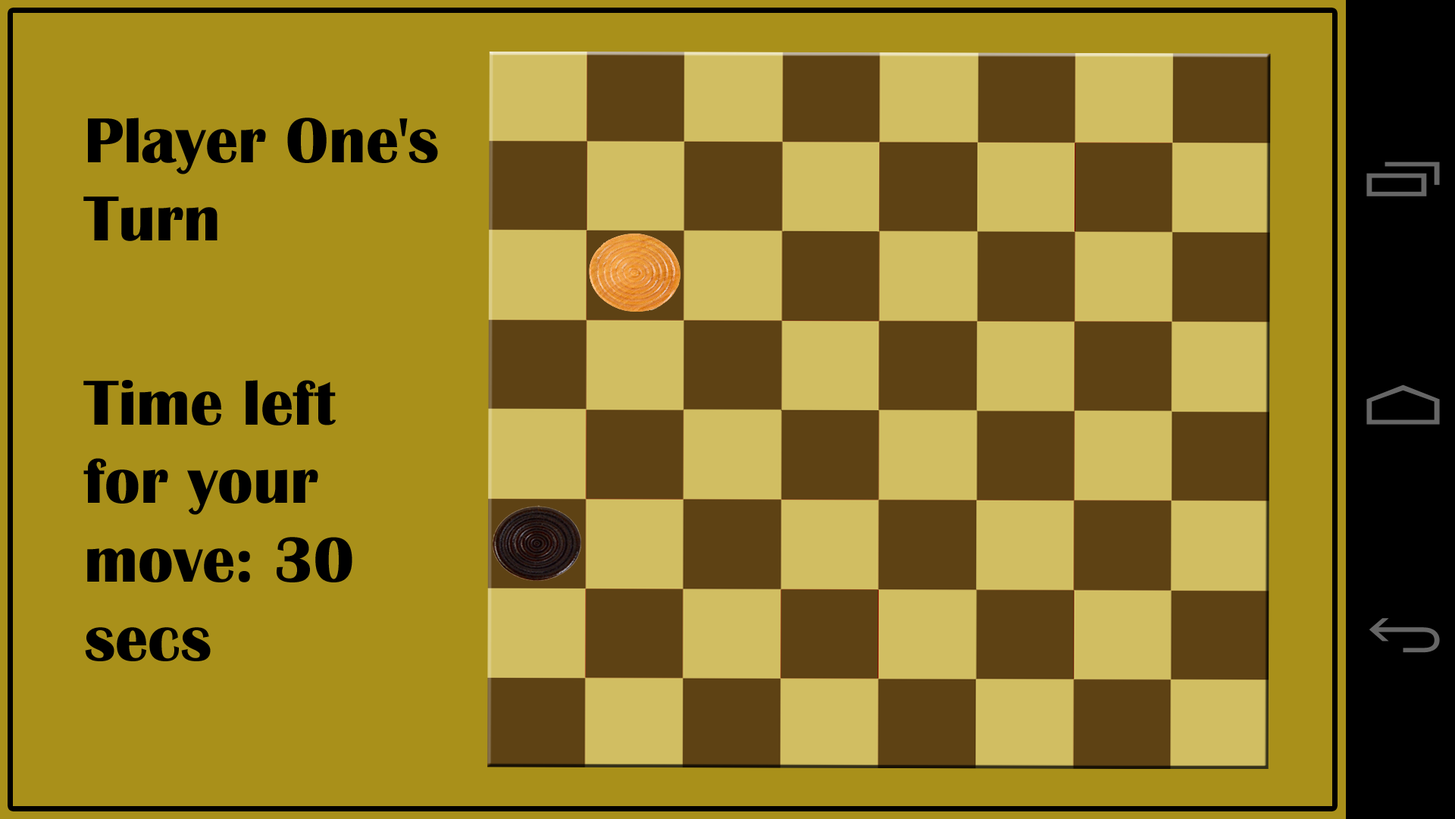
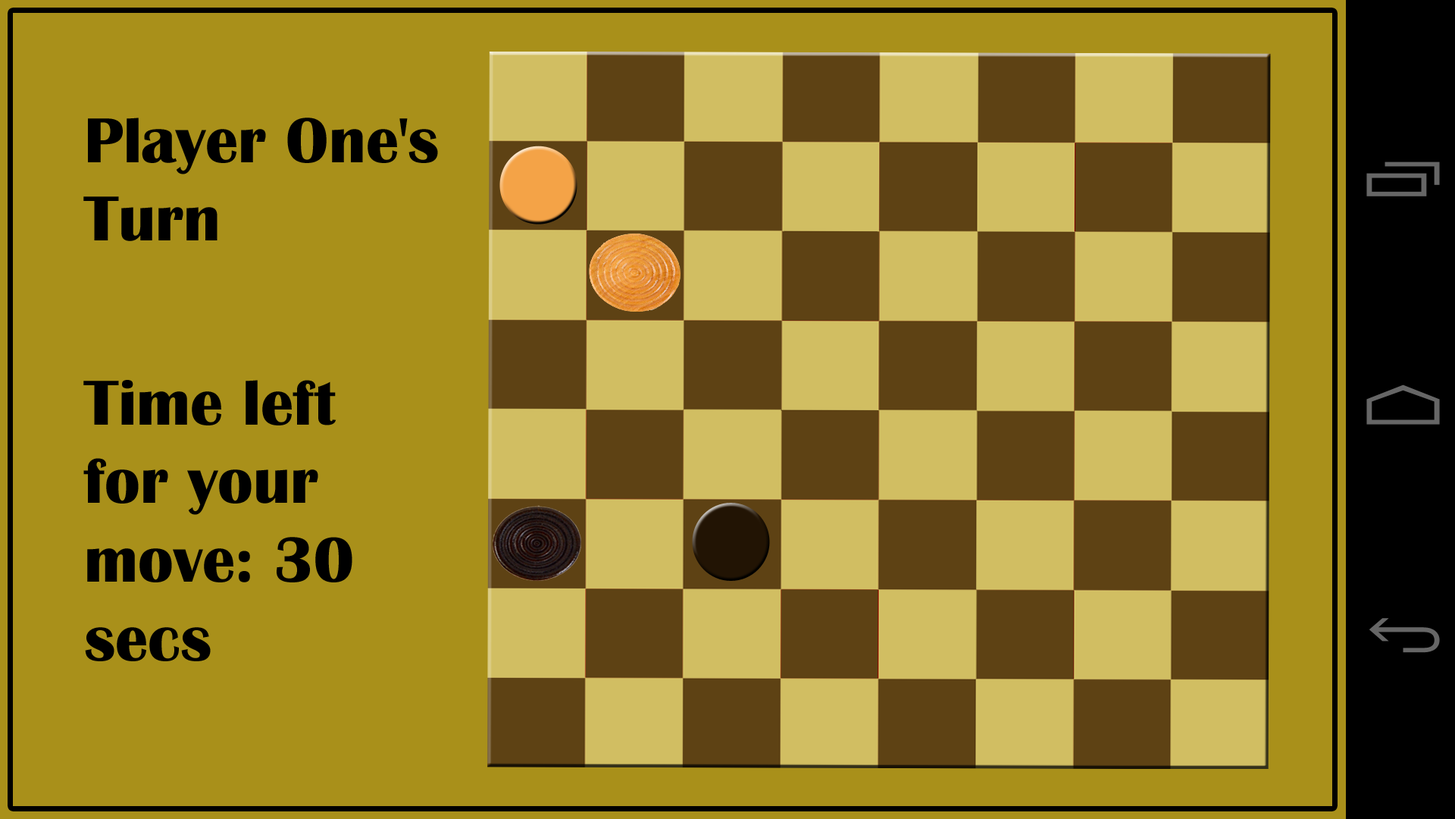
Before/after of a 1455px x 819px layered artwork. What changed in the layer stack:
added layer "darkBrownPiece" above "lightBrownPiece" over <box>692,502,771,581</box>
added layer "lightBrownPiece" above "Layer 2" over <box>499,145,578,225</box>
